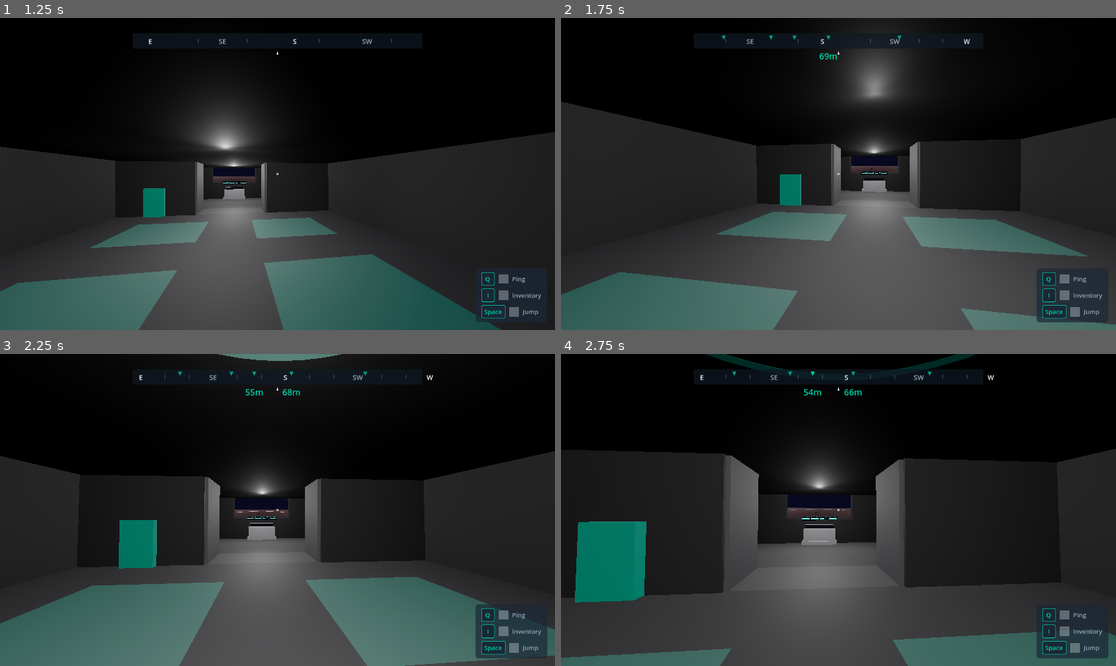
Above: before the commit, frames 1-4 (two rows, left to right).
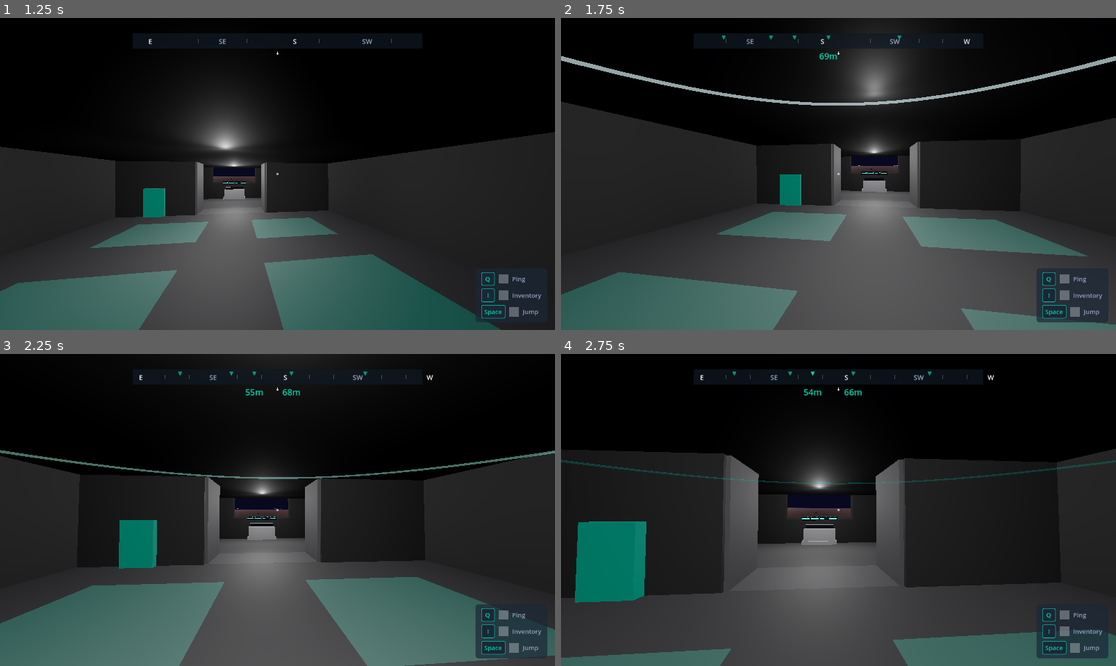
Above: after the commit, the same moments.

Repository: sqlhammer/Hammer-Forge-Studio
Game: Godot game, scene res://scenes/levels/test_world.tscn
The game is run twice, just before and just after one commit, with the same random seed, the same clock (stepped at 60 frames per second) and the same inputs. The project has no main scene, so this scene is started directly.
Inputs (mouse positions are in pixels of both pictures, inside the frame that each line leads up to):
- Up to frame 1 (1.25 s): tap Enter (ui_accept) at 0.5 s; move the mouse to (305, 174) at 0.52 s; hold W (move_forward) from 0.53 s (still down); hold E (interact) from 0.53 s (still down); click (305, 174) at 0.67 s; tap Space (jump) at 0.77 s
- Up to frame 2 (1.75 s): keep holding W (move_forward); move the mouse to (810, 174) at 1.27 s; release E (interact) at 1.28 s; tap Q (scan) at 1.35 s; tap Space (jump) at 1.52 s
- Up to frame 3 (2.25 s): keep holding W (move_forward); move the mouse to (288, 503) at 2.02 s; tap X (ship_emergency_stop) at 2.1 s
- Up to frame 4 (2.75 s): keep holding W (move_forward)

Frame 1 is identical in both runs. In frame 2, 1.1% of the frame differs, in the area x 0-100%, y 12-48%; in frame 3, 1.0%; in frame 4, 1.0%.

Commit message:
TICKET-0205: Quadruple ping/scan detection radius (80 → 320)
- Changed Scanner.PING_RANGE constant from 80.0 to 320.0 (× 4)
- Updated test_scanner_unit.gd: renamed _test_ping_range_is_80 to
  _test_ping_range_is_320 and updated assertion to match new value
- Ping ring visual scales with PING_RANGE so it correctly reflects
  the new extended detection area at runtime
- No other tests affected — registry range tests use hardcoded values
  independent of the PING_RANGE constant

Co-Authored-By: Claude Haiku 4.5 <noreply@anthropic.com>

Diff:
--- a/game/scripts/gameplay/scanner.gd
+++ b/game/scripts/gameplay/scanner.gd
@@ -11,7 +11,7 @@
 signal analysis_cancelled
 
 # ── Constants ─────────────────────────────────────────────
-const PING_RANGE: float = 80.0
+const PING_RANGE: float = 320.0
 const PING_COOLDOWN: float = 1.0
 const ANALYSIS_DURATION: float = 2.5
 const ANALYSIS_MAX_RANGE: float = 5.0
--- a/game/tests/test_scanner_unit.gd
+++ b/game/tests/test_scanner_unit.gd
@@ -39,7 +39,7 @@
 
 func register_tests() -> void:
 	# Constants
-	add_test("ping_range_is_80", _test_ping_range_is_80)
+	add_test("ping_range_is_320", _test_ping_range_is_320)
 	add_test("ping_cooldown_is_1_second", _test_ping_cooldown_is_1_second)
 	add_test("analysis_duration_is_2_5_seconds", _test_analysis_duration_is_2_5_seconds)
 	add_test("analysis_max_range_is_5", _test_analysis_max_range_is_5)
@@ -72,9 +72,9 @@
 
 # ── Test Methods: Constants ──────────────────────────────
 
-func _test_ping_range_is_80() -> void:
-	assert_equal(Scanner.PING_RANGE, 80.0,
-		"PING_RANGE should be 80.0 per design spec")
+func _test_ping_range_is_320() -> void:
+	assert_equal(Scanner.PING_RANGE, 320.0,
+		"PING_RANGE should be 320.0 (quadrupled per TICKET-0205)")
 
 
 func _test_ping_cooldown_is_1_second() -> void:
Not shown, changed: tickets/m8/TICKET-0205.md
